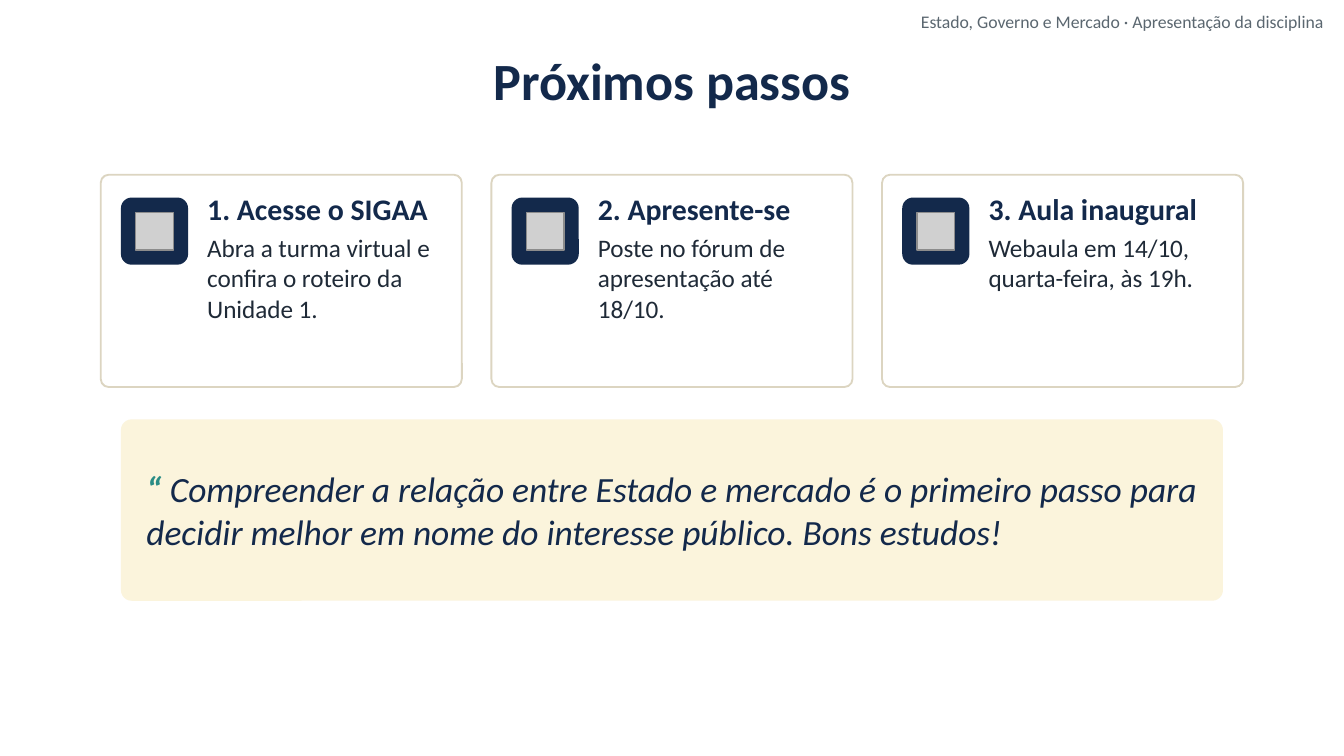
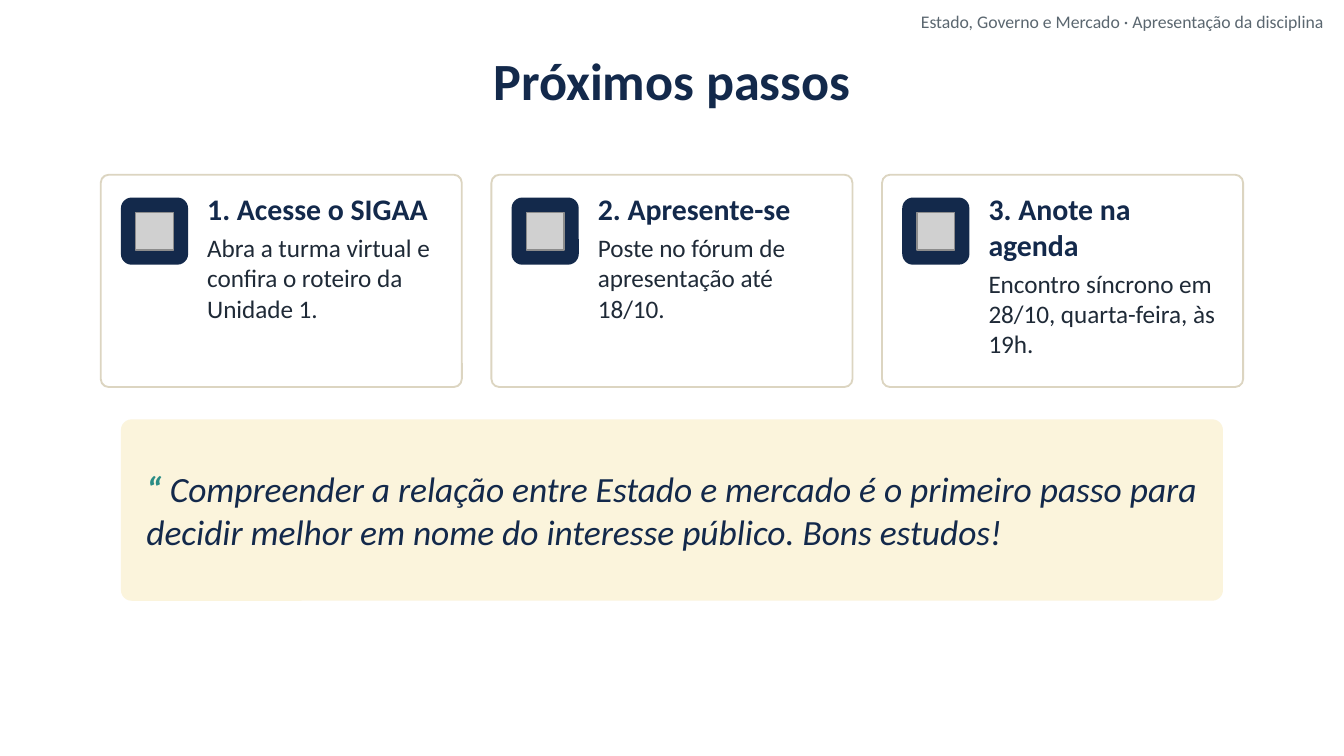
Before and after one commit to cleitonfranco74/gestao_publica, a slide deck: slide 13 of disciplina-01-estado-governo-mercado/materiais/00_Videoaula_de_Apresentacao.pptx. Drawn at 1344x756 pixels with LibreOffice and Linux fonts; fonts in the diff are those of the drawing; grey boxes stand for pictures; background and template pictures are left out. Boxes give left, top, right and bottom in pixels: in the first picture for what was removed or moved away, otherwise in the second. Text is boxed around its words. In the diff, an @@ line names an element or a change of style, - is before the commit and + after.

```diff
--- a/disciplina-01-estado-governo-mercado/materiais/00_Videoaula_de_Apresentacao.pptx
+++ b/disciplina-01-estado-governo-mercado/materiais/00_Videoaula_de_Apresentacao.pptx
@@ text at bbox=[989, 200, 1215, 353]: text changed @@
-3. Aula inaugural
-Webaula em 14/10, quarta-feira, às 19h.
+3. Anote na agenda
+Encontro síncrono em 28/10, quarta-feira, às 19h.
```
Also in this commit, not shown: 5 other slides changed, 17 other files.
